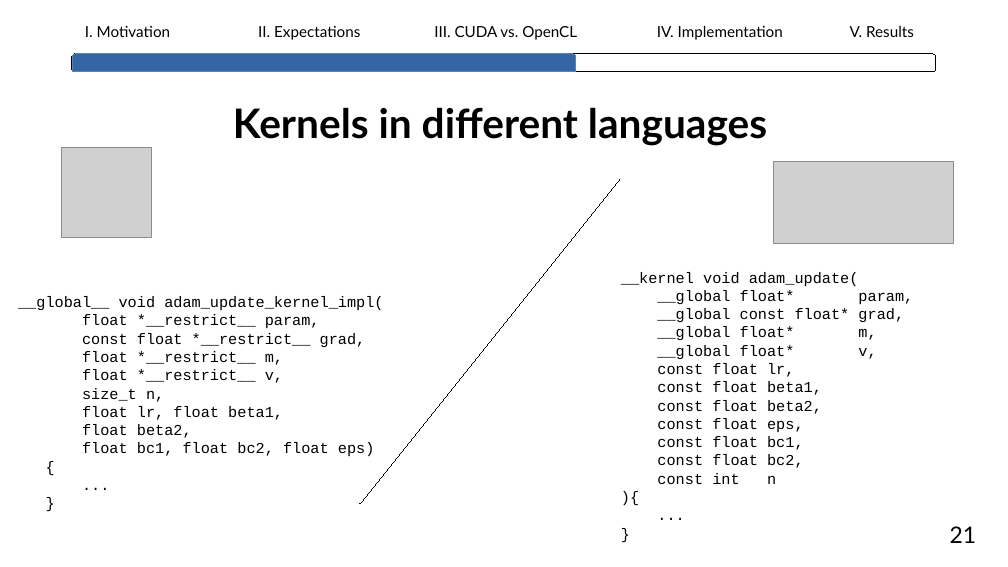
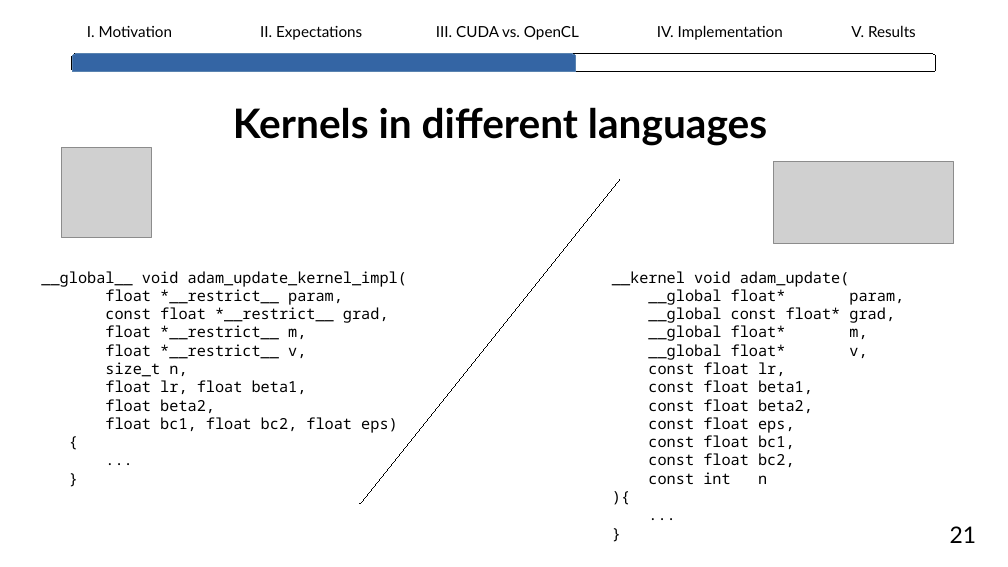
Before and after one commit to lhahner/opti-perf, a slide deck: slide 23 of docs/presentation/final-presentation.odp. Drawn at 1008x567 pixels with LibreOffice and Linux fonts; fonts in the diff are those of the drawing; grey boxes stand for pictures. Boxes give left, top, right and bottom in pixels: in the first picture for what was removed or moved away, otherwise in the second. Text is boxed around its words. In the diff, an @@ line names an element or a change of style, - is before the commit and + after.

```diff
--- a/docs/presentation/final-presentation.odp
+++ b/docs/presentation/final-presentation.odp
@@ line removed from (619, 180) to (360, 504) @@
@@ freeform shape added at [360,180,619,504], outline #000000 0 pt @@
@@ text "__global__ void adam_update_kernel_impl(" at [41,271,407,433]: font Courier New to Noto Sans Mono @@
@@ text "__global__ void adam_update_kernel_impl(": place and size @@
-text "__global__ void adam_update_kernel_impl(" at [18,296,383,456]
+text "__global__ void adam_update_kernel_impl(" at [41,271,407,433]
@@ text "__kernel void adam_update(": place and size @@
-text "__kernel void adam_update(" at [621,272,913,484]
+text "__kernel void adam_update(" at [612,271,904,484]
@@ text "__kernel void adam_update(" at [612,271,904,484]: font Courier New to Noto Sans Mono @@
```
Also in this commit, not shown: 38 other slides changed, 5 slides added, 1 other file.
